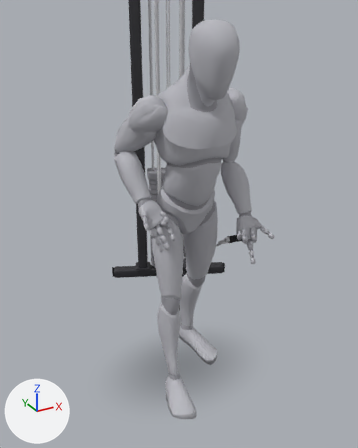
What one commit did to the glTF model app/src/main/assets/mannequins/bayesian_cable_curl.glb.
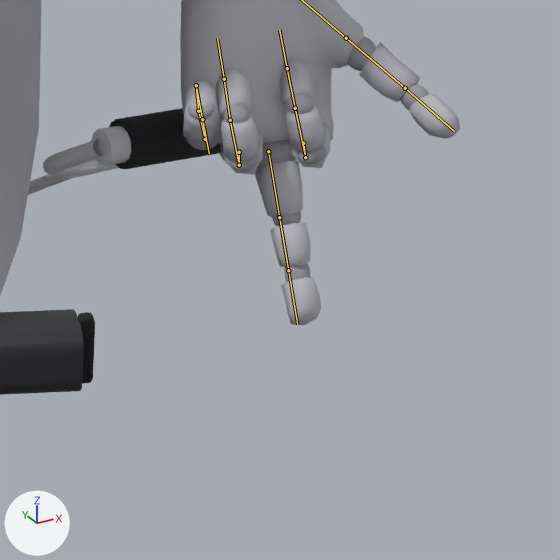
Each version is shown whole from a 50 mm camera at (-1.077, -1.924, 1.823) aimed at (-0.048, -0.053, 0.888), then close up on the part from 59% to 80% of the width and 49% to 66% of the height. Lighting does not change. The marker at lower left points along +X, +Y and +Z. The last two pictures show the newer version. Both versions are drawn at frame 16 of the action 'lowering'; the numbers are the values there. The bones that change, and the others that lie on the model, are drawn over the model as lines in the close-ups.

Names of what the first close-up shows: 'body', 'body_1', 'cable_column_l_5', 'cable_column_l_7', 'cable_handle_l_0', 'cable_handle_l_1', 'cable_handle_l_2' and 2 more.
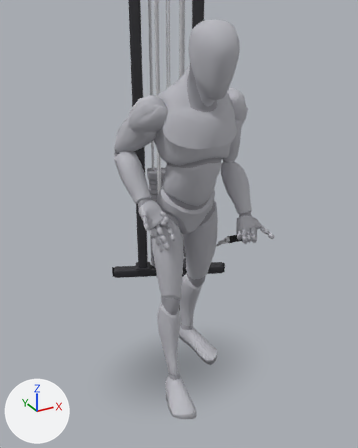
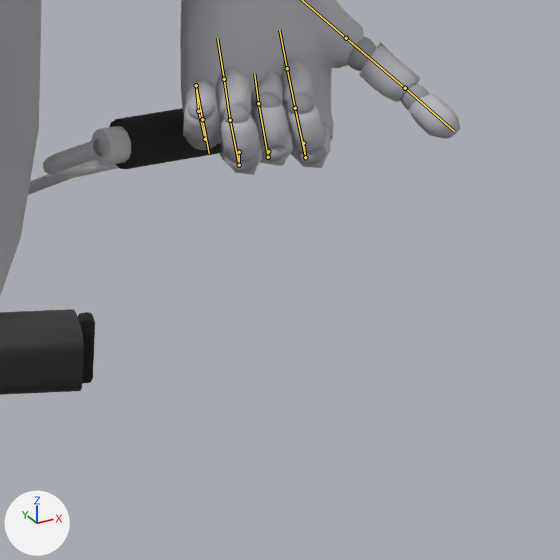
The change in detail:
Bone 'middle_01_l' (bone_middle_01_l) turns from (0, 0, 0) to (61, 23, -38) degrees about its own x, y and z.
Bone 'middle_02_l' (bone_middle_02_l) turns from (0, 0, 0) to (65, 26, -40) degrees about its own x, y and z.
Bone 'middle_03_l' (bone_middle_03_l) turns from (0, 0, 0) to (49, 15, -32) degrees about its own x, y and z.

Boxes [x1, y1, x2, y2] around the edits, measured in the close-ups (560 x 560 px):
'body', posed
    before: [0, 0, 461, 325]
    after: [0, 0, 461, 295]
'body_1', posed
    before: [186, 37, 429, 282]
    after: [186, 37, 429, 172]
bone 'middle_01_l', root to tip
    before: (268, 151) to (279, 217)
    after: (268, 151) to (268, 157)
bone 'middle_02_l', root to tip
    before: (279, 217) to (288, 270)
    after: (268, 157) to (258, 103)
bone 'middle_03_l', root to tip
    before: (288, 270) to (297, 324)
    after: (258, 103) to (254, 73)
